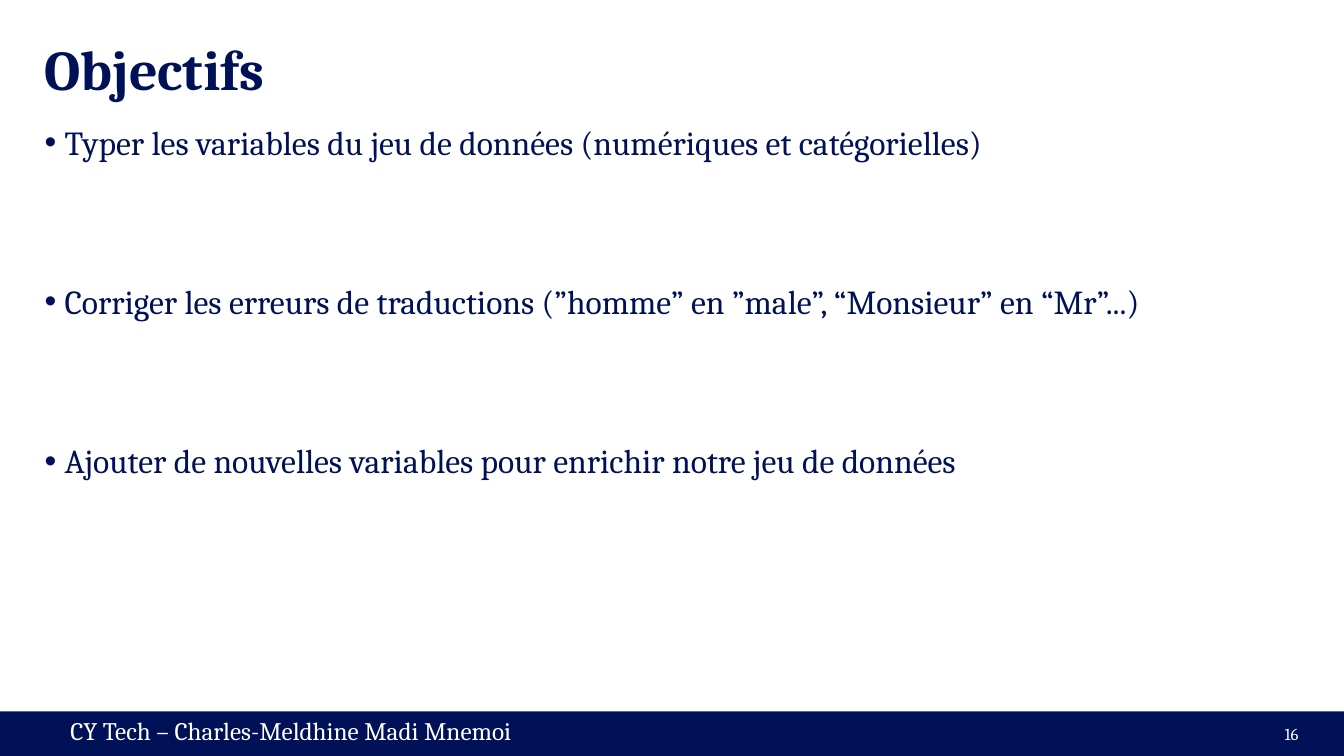
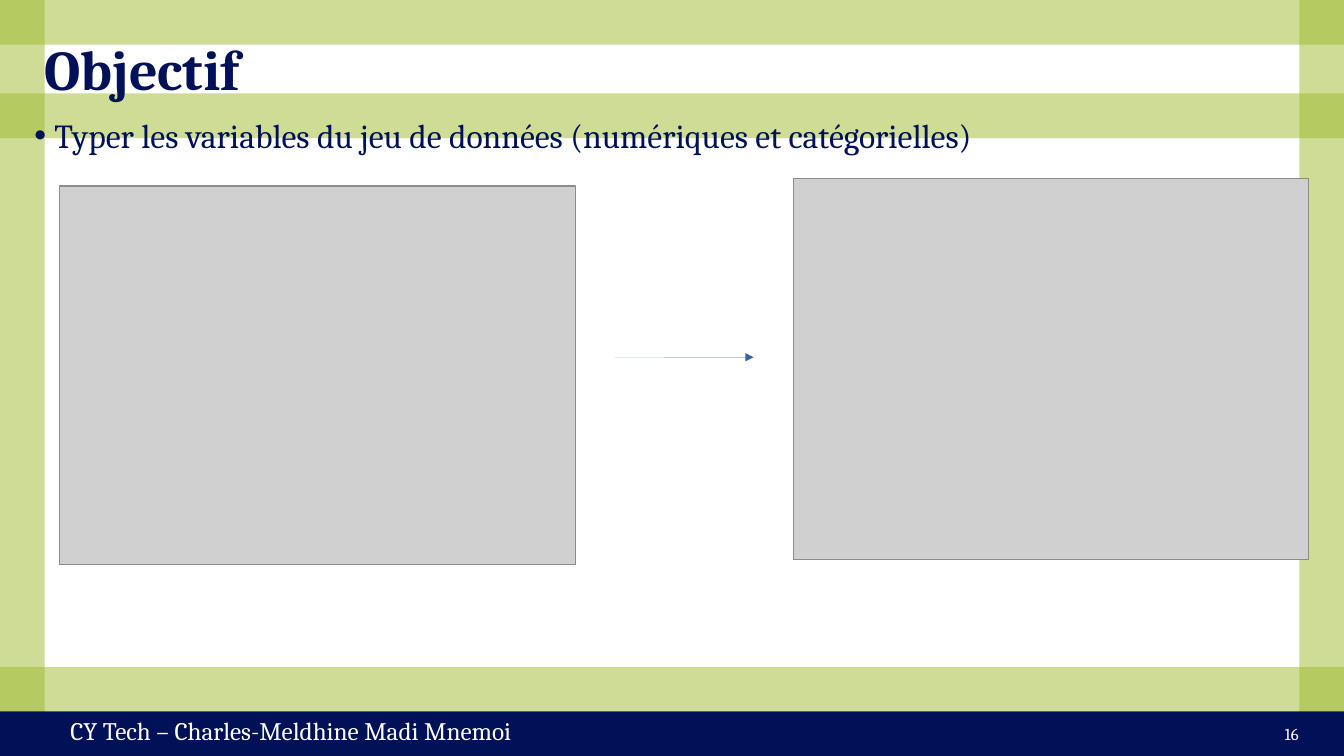
Before and after one commit to cmnemoi/cytech_sparks, a slide deck: slide 16 of presentation.pptx. Drawn at 1344x756 pixels with LibreOffice and Linux fonts; fonts in the diff are those of the drawing; grey boxes stand for pictures. Boxes give left, top, right and bottom in pixels: in the first picture for what was removed or moved away, otherwise in the second. Text is boxed around its words. In the diff, an @@ line names an element or a change of style, - is before the commit and + after.

```diff
--- a/presentation.pptx
+++ b/presentation.pptx
@@ title at [45,45,240,103]: text changed @@
-Objectifs
+Objectif
@@ text "Typer les variables du jeu ...": place and size @@
-text "Typer les variables du jeu ..." at [65,131,1139,481]
+text "Typer les variables du jeu ..." at [54,124,972,156]
@@ picture added at [793,178,1309,559] @@
@@ picture added at [59,186,575,565] @@
@@ text at [65,290,1139,481]: paragraphs removed @@
-• Corriger les erreurs de traductions (”homme” en ”male”, “Monsieur” en “Mr”...)
-• Ajouter de nouvelles variables pour enrichir notre jeu de données
@@ arrow added from (615, 357) to (754, 357), #3465A4 0 pt @@
@@ group added at [0,0,1344,756]: 5 rectangles @@
```
Also in this commit, not shown: 16 other slides changed, 1 slide removed.
